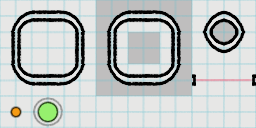
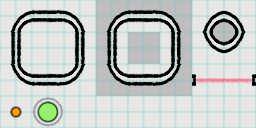
Layered file, before and after one edit (256×128). Changes by layer:
painted on "Gate Right" over [196, 77, 252, 84]
painted on "Walls" over [196, 77, 252, 84]
painted on "Grid vertical" over [196, 77, 252, 84]
painted on "Grid horizontal" over [196, 77, 252, 84]
painted on "Walls outside" over [196, 77, 252, 84]
painted on "Bg" over [196, 77, 252, 84]
